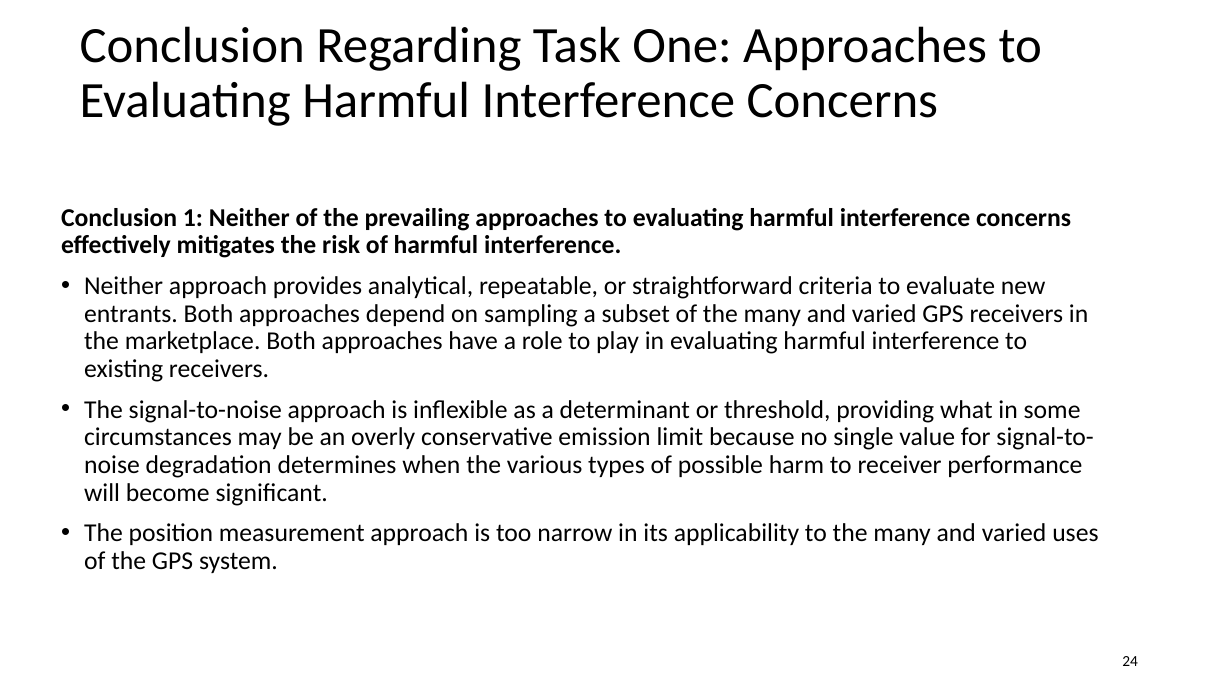
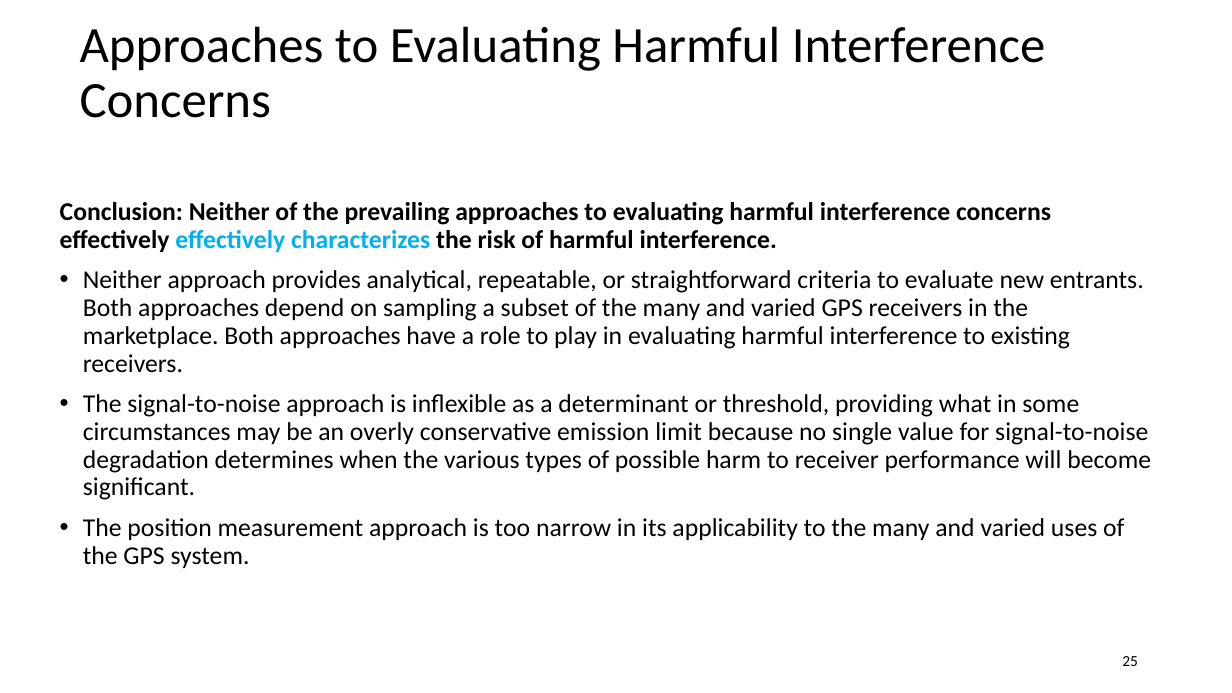
Before and after one commit to jlmucb/class_notes, a slide deck: slide 25 of science/GPSslides.pptx (slide 24 before the commit). Drawn at 1232x693 pixels with LibreOffice and Linux fonts; fonts in the diff are those of the drawing. Boxes give left, top, right and bottom in pixels: in the first picture for what was removed or moved away, otherwise in the second. Text is boxed around its words. In the diff, an @@ line names an element or a change of style, - is before the commit and + after.

```diff
--- a/science/GPSslides.pptx
+++ b/science/GPSslides.pptx
@@ title at bbox=[80, 26, 1046, 118]: text changed @@
-Conclusion Regarding Task One: Approaches to Evaluating Harmful Interference Concerns
+Approaches to Evaluating Harmful Interference Concerns
@@ text at bbox=[60, 202, 1051, 252]: text changed @@
-Conclusion 1: Neither of the prevailing approaches to evaluating harmful interference concerns effectively mitigates the risk of harmful interference.
+Conclusion: Neither of the prevailing approaches to evaluating harmful interference concerns effectively effectively characterizes the risk of harmful interference.
@@ page number at bbox=[1122, 656, 1138, 666]: text changed @@
-24
+25
```
Also in this commit, not shown: 13 other slides changed, 2 slides added, 2 slides removed, 1 other file.
